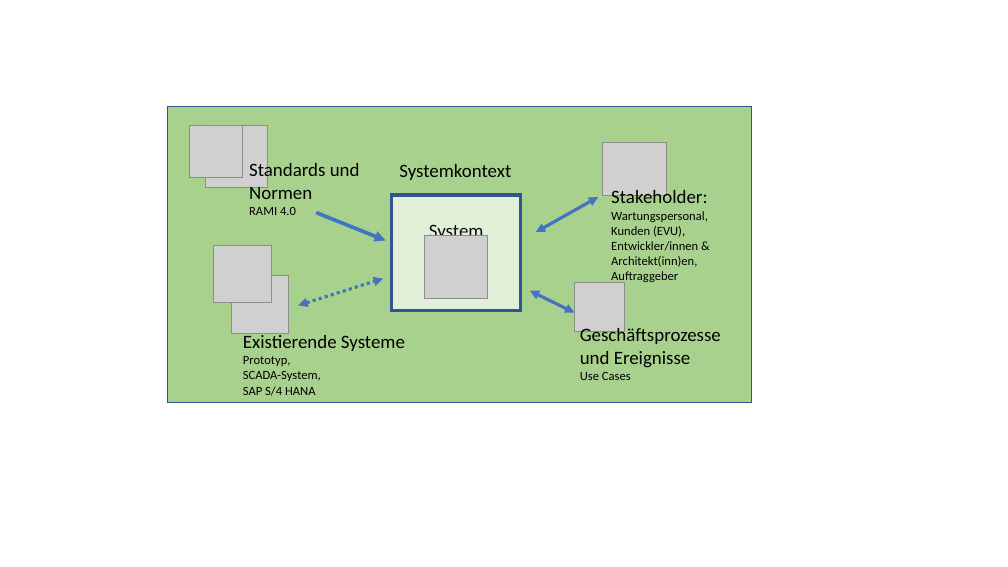
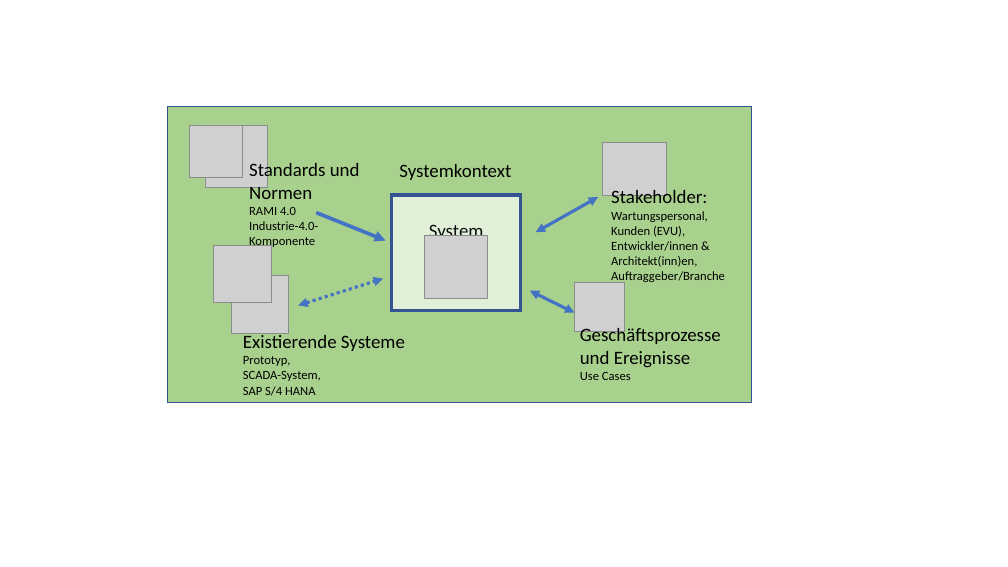
Before and after one commit to kueben96/bachelor-thesis, a slide deck: slide 7 of presentations/models.pptx. Drawn at 1008x567 pixels with LibreOffice and Linux fonts; fonts in the diff are those of the drawing; grey boxes stand for pictures. Boxes give left, top, right and bottom in pixels: in the first picture for what was removed or moved away, otherwise in the second. Text is boxed around its words. In the diff, an @@ line names an element or a change of style, - is before the commit and + after.

```diff
--- a/presentations/models.pptx
+++ b/presentations/models.pptx
@@ text at [249,221,318,249]: paragraph added @@
+Industrie-4.0-
+Komponente
@@ text at [611,271,725,284]: text changed @@
-Auftraggeber
+Auftraggeber/Branche
```
Also in this commit, not shown: 1 other slide changed, 6 other files.
